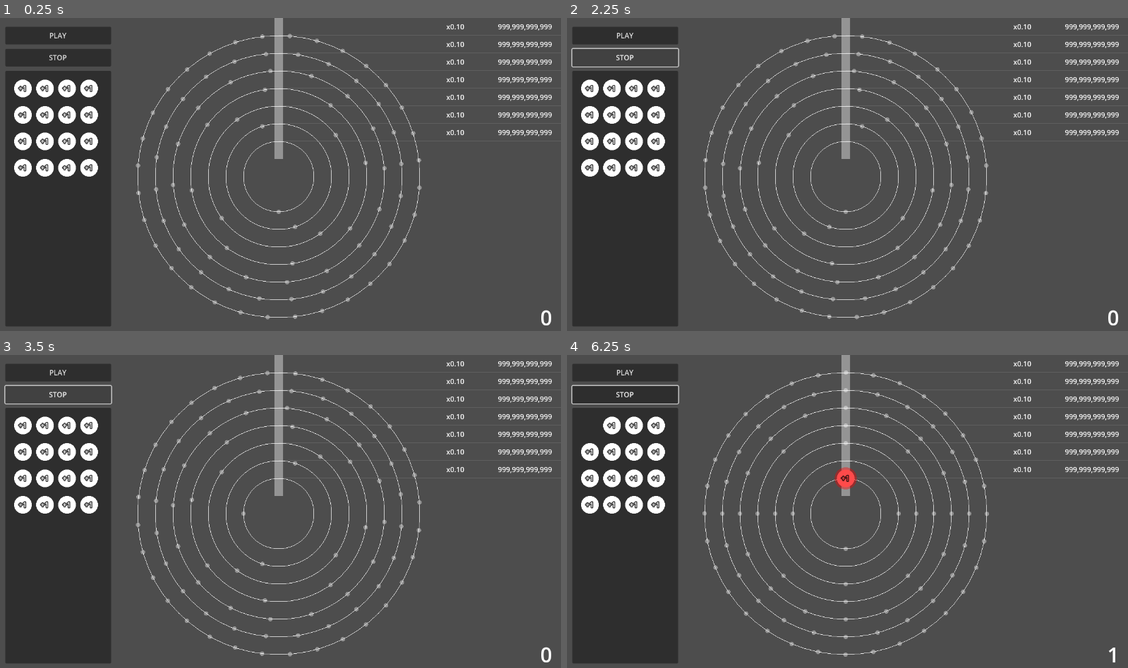
Above: before the commit, frames 1-4 (two rows, left to right).
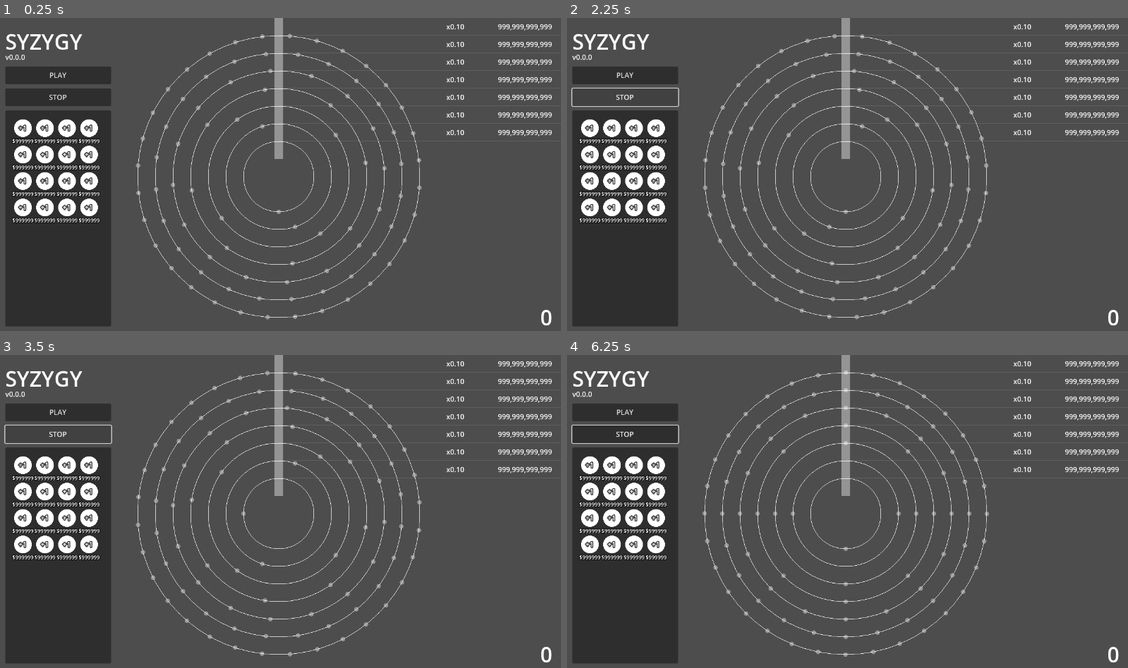
Above: after the commit, the same moments.

Repository: kamikoloss/syzygy
Game: Godot game, scene res://scenes/main.tscn
Same seed, same stepped clock (60 frames per second), same inputs: the game is played once before the commit and once after it.
Inputs (mouse positions are in pixels of both pictures, inside the frame that each line leads up to):
- Up to frame 1 (0.25 s): no input
- Up to frame 2 (2.25 s): click "PLAY" at 0.5 s; click "PLAY" at 1.25 s; click "STOP" at 2 s
- Up to frame 3 (3.5 s): click "STOP" at 2.75 s
- Up to frame 4 (6.25 s): click "PLAY" at 3.5 s; click "STOP" at 4.25 s; drag from (589, 426) to (881, 514) at 5.02 s; drag from (589, 426) to (847, 477) at 5.77 s

The runs differ from the first frame. In frame 1, 6.7% of the frame differs, in the area x 0-99%, y 2-98%; in frame 2, 5.9%; in frame 3, 5.9%; in frame 4, 7.0%, in the area x 0-99%, y 2-99%.

Commit message:
add game title to Main

Diff:
--- a/project.godot
+++ b/project.godot
@@ -11,6 +11,7 @@
 [application]
 
 config/name="SYZYGY"
+config/version="v0.0.0"
 run/main_scene="uid://caq0pmp5bi7ex"
 config/features=PackedStringArray("4.4", "GL Compatibility")
 config/icon="res://textures/icon.svg"
--- a/scenes/chip.tscn
+++ b/scenes/chip.tscn
@@ -40,7 +40,7 @@
 offset_right = 60.0
 offset_bottom = 40.0
 pivot_offset = Vector2(40, 20)
-theme_override_colors/font_outline_color = Color(0.2, 0.2, 0.2, 1)
+theme_override_colors/font_outline_color = Color(0, 0, 0, 0.8)
 theme_override_constants/outline_size = 8
 theme_override_font_sizes/font_size = 16
 text = "+99"
@@ -48,15 +48,16 @@
 vertical_alignment = 1
 
 [node name="LabelPrice" type="Label" parent="."]
-visible = false
 layout_mode = 0
 offset_left = -20.0
 offset_top = 30.0
 offset_right = 60.0
 offset_bottom = 70.0
 pivot_offset = Vector2(40, 20)
+theme_override_colors/font_outline_color = Color(0, 0, 0, 0.8)
+theme_override_constants/outline_size = 6
 theme_override_font_sizes/font_size = 12
-text = "$9999"
+text = "$999999"
 horizontal_alignment = 1
 vertical_alignment = 1
 
--- a/scenes/main.gd
+++ b/scenes/main.gd
@@ -2,18 +2,21 @@
 
 const PLAY_STOP_DURATION = 0.2
 
+
+@export var objects: Control
+@export var chip_storage: GridContainer
+
 @export var button_play: Button
 @export var button_stop: Button
 
-@export var objects: Control
-@export var chip_storage: GridContainer
-@export var label_score_total: Label
+@export var _label_version: Label
+@export var _label_score_total: Label
 
 
-var score := 0:
+var total_score := 0:
     set(v):
-        score = v
-        label_score_total.text = "%s" % [score]
+        total_score = v
+        _label_score_total.text = "%s" % [total_score]
 
 
 func _ready() -> void:
@@ -22,12 +25,14 @@
     button_play.pressed.connect(_on_button_play_pressed)
     button_stop.pressed.connect(_on_button_stop_pressed)
 
-    score = 0
+    _label_version.text = ProjectSettings.get_setting("application/config/version")
+
+    total_score = 0
 
 
 func _on_chip_entered_chip_sensor(chip: Chip) -> void:
     # debug
-    score += chip.score
+    total_score += chip.score
 
 
 func _on_chip_fallen(chip: Chip) -> void:
--- a/scenes/main.tscn
+++ b/scenes/main.tscn
@@ -5,15 +5,16 @@
 [ext_resource type="PackedScene" uid="uid://bk5qrvbech16c" path="res://scenes/chip_sensor.tscn" id="3_sugp2"]
 [ext_resource type="PackedScene" uid="uid://b185sasx51q0n" path="res://scenes/chip.tscn" id="4_jyhfs"]
 
-[node name="Main" type="Control" node_paths=PackedStringArray("button_play", "button_stop", "objects", "chip_storage", "label_score_total")]
+[node name="Main" type="Control" node_paths=PackedStringArray("objects", "chip_storage", "button_play", "button_stop", "_label_version", "_label_score_total")]
 layout_mode = 3
 anchors_preset = 0
 script = ExtResource("1_ig7tw")
+objects = NodePath("Objects")
+chip_storage = NodePath("UI/MarginContainerLeft/VBoxContainer/Panel/ScrollContainer/MarginContainer/GridContainer")
 button_play = NodePath("UI/MarginContainerLeft/VBoxContainer/ButtonPlay")
 button_stop = NodePath("UI/MarginContainerLeft/VBoxContainer/ButtonStop")
-objects = NodePath("Objects")
-chip_storage = NodePath("UI/MarginContainerLeft/VBoxContainer/Panel/ScrollContainer/MarginContainer/GridContainer")
-label_score_total = NodePath("UI/LabelScoreTotal")
+_label_version = NodePath("UI/LabelVersion")
+_label_score_total = NodePath("UI/LabelScoreTotal")
 
 [node name="Objects" type="Control" parent="."]
 anchors_preset = 0
@@ -107,6 +108,10 @@
 [node name="VBoxContainer" type="VBoxContainer" parent="UI/MarginContainerLeft"]
 layout_mode = 2
 theme_override_constants/separation = 10
+
+[node name="_" type="MarginContainer" parent="UI/MarginContainerLeft/VBoxContainer"]
+custom_minimum_size = Vector2(0, 80)
+layout_mode = 2
 
 [node name="ButtonPlay" type="Button" parent="UI/MarginContainerLeft/VBoxContainer"]
 process_mode = 3
@@ -314,6 +319,26 @@
 layout_mode = 2
 size_flags_vertical = 3
 
+[node name="LabelTitle" type="Label" parent="UI"]
+custom_minimum_size = Vector2(0, 80)
+layout_mode = 0
+offset_left = 20.0
+offset_top = 20.0
+offset_right = 480.0
+offset_bottom = 100.0
+theme_override_font_sizes/font_size = 48
+text = "SYZYGY"
+
+[node name="LabelVersion" type="Label" parent="UI"]
+custom_minimum_size = Vector2(0, 80)
+layout_mode = 0
+offset_left = 20.0
+offset_top = 20.0
+offset_right = 480.0
+offset_bottom = 100.0
+text = "ver0.0.0"
+vertical_alignment = 2
+
 [node name="LabelScoreTotal" type="Label" parent="UI"]
 custom_minimum_size = Vector2(0, 80)
 layout_mode = 2
@@ -321,7 +346,7 @@
 offset_top = 640.0
 offset_right = 1260.0
 offset_bottom = 720.0
-theme_override_font_sizes/font_size = 47
-text = "999,999,999,999"
-horizontal_alignment = 2
-vertical_alignment = 1
+theme_override_font_sizes/font_size = 48
+text = "999,999,999,999"
+horizontal_alignment = 2
+vertical_alignment = 1
